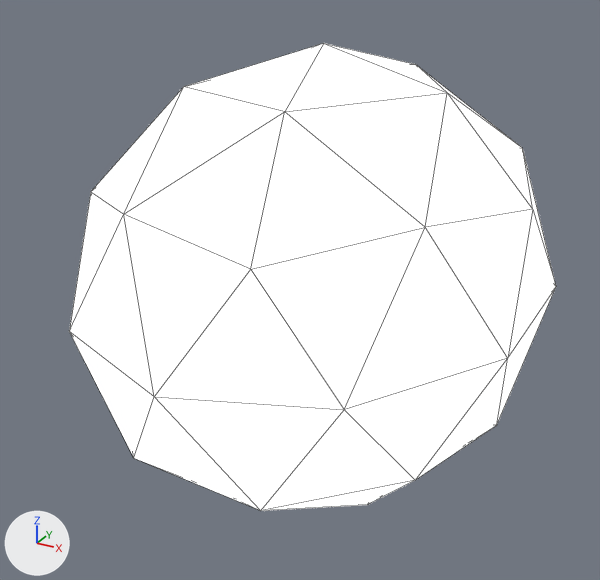
Before and after pictures for a commit that changed the Blender file Assets/3D_Models/Blender_Files/Untitled.blend.
Camera for both pictures: a 50 mm lens placed at (1.77, -3.45, 1.61), pointed at (-0.08, -0.08, -0.07). Lighting does not change. The marker at lower left points along +X, +Y and +Z. Mesh edges are drawn as thin lines.
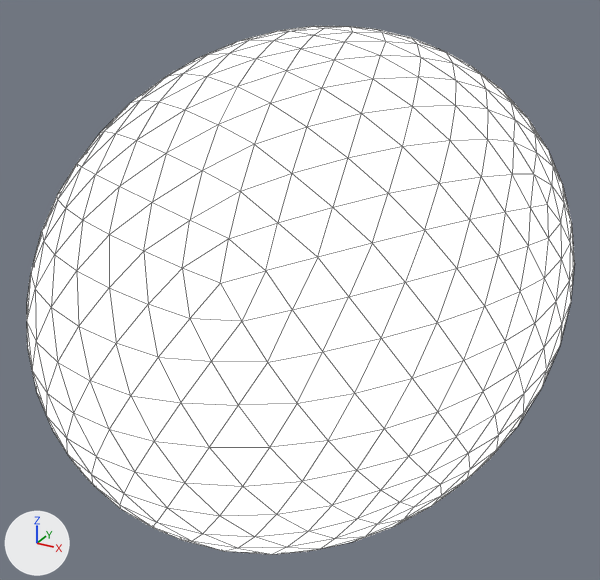
Boxes (x1, y1, x2, y2) around the edits, measured in the pictures (600 x 580 px):
'Icosphere.001', reshaped (12% wider, 13% taller): before (69, 43, 556, 511); after (27, 26, 575, 554)

Patch to the scene script:
```diff
--- a/Assets/3D_Models/Blender_Files/Untitled.blend.py
+++ b/Assets/3D_Models/Blender_Files/Untitled.blend.py
@@ me_icosphere_001 @@
 # used by ob_icosphere_001; location = (0.0, 0.0, 0.0)
-me_icosphere_001.from_pydata(...)  # 42 vertices, 80 faces; spans x -1.07..1.07, y -1.35..1.35, z -1.13..1.13
+me_icosphere_001.from_pydata(...)  # 642 vertices, 1280 faces; spans x -1.19..1.19, y -1.61..1.61, z -1.19..1.19
+# me_icosphere_001 part 1: 42 vertices removed from x -1.07..1.07, y -1.35..1.35, z -1.13..1.13; 642 vertices added at x -1.19..1.19, y -1.61..1.61, z -1.19..1.19, forming an icosphere of 1280 faces
 me_icosphere_001.materials.append(mat_material_001)
```
